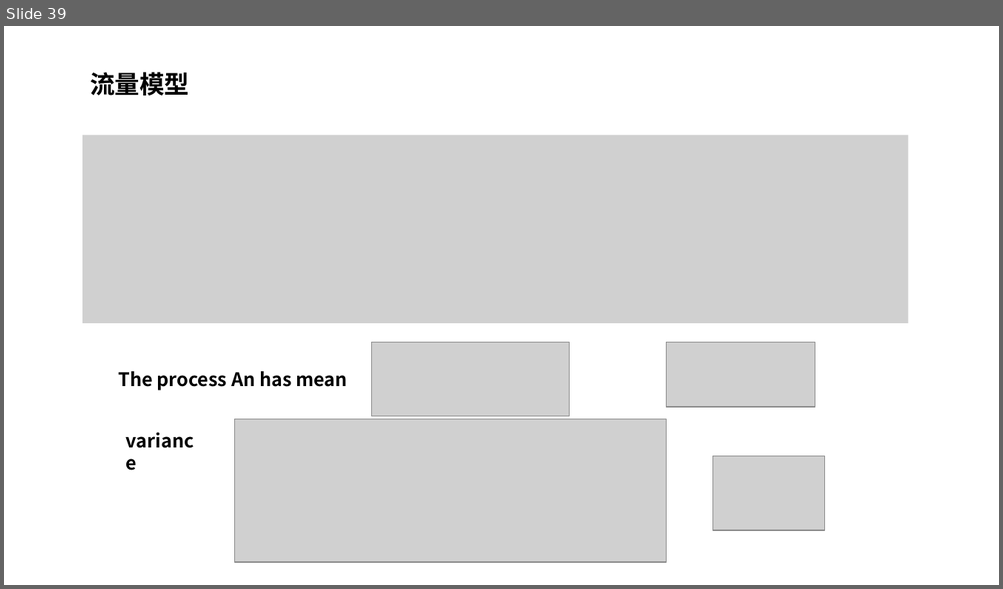
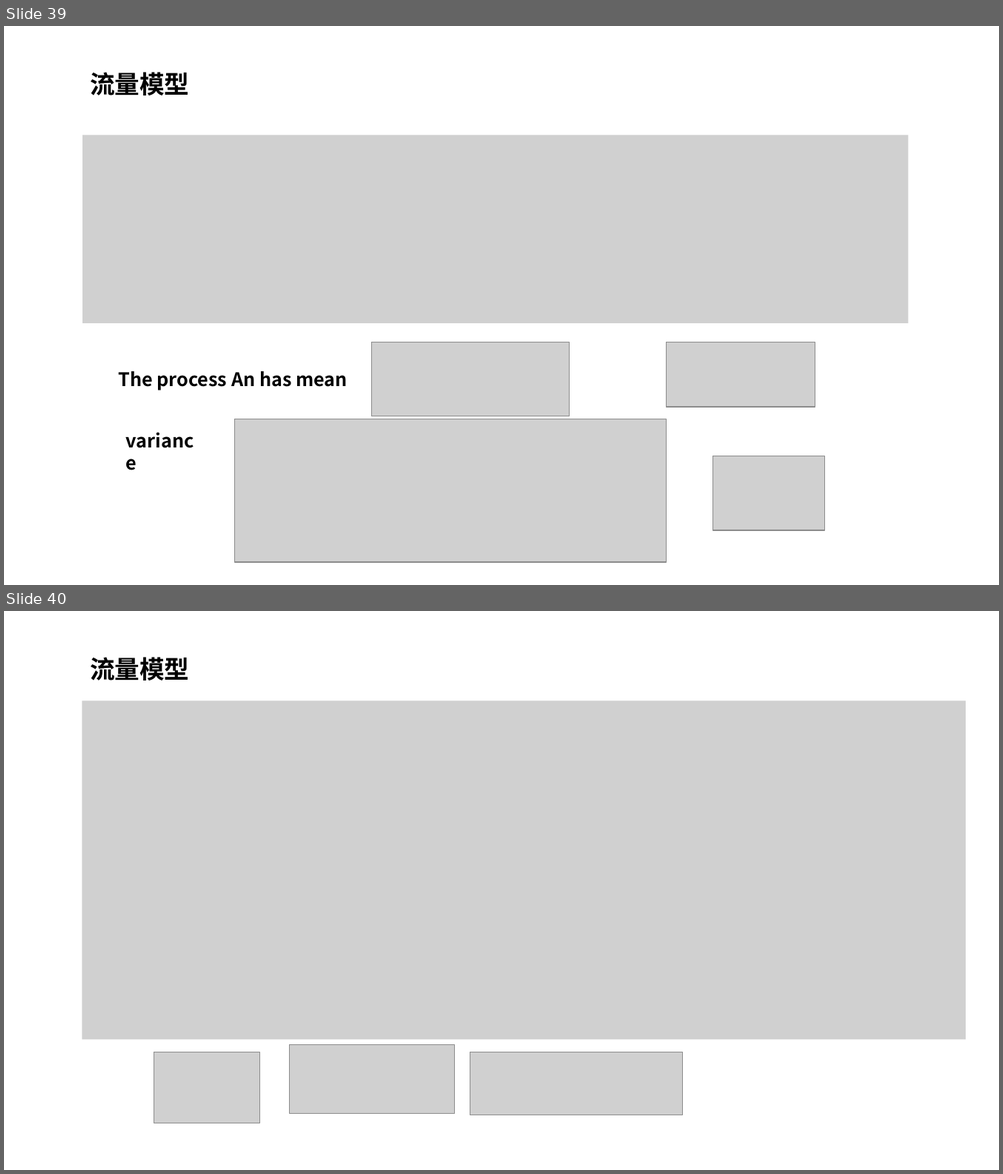
Before and after one commit to xjywhu/failure-localization-paper, a slide deck: 实验设计.pptx. Shown one above the other, each under a label of ours: slide 39 before the commit, slides 39 and 40 after it. The pictures are 1003x589 and 1003x1174 pixels, drawn with LibreOffice and Linux fonts; fonts in the diff are those of the drawing; grey boxes stand for pictures. Boxes give left, top, right and bottom in pixels: in the first picture for what was removed or moved away, otherwise in the second. Text is boxed around its words. In the diff, an @@ line names an element or a change of style, - is before the commit and + after.

```diff
--- a/实验设计.pptx
+++ b/实验设计.pptx
@@ slide 40 added at (4,611,999,1170), background #FFFFFF @@
@@ text added at (90,657,189,681), 24 pt, text #000000, bold @@
+流量模型
@@ picture added at (82,701,966,1039) @@
@@ picture added at (154,1053,260,1124) @@
@@ picture added at (290,1045,455,1114) @@
@@ picture added at (469,1053,681,1116) @@
```
Also in this commit, not shown: 2 slides changed, 9 other files.
